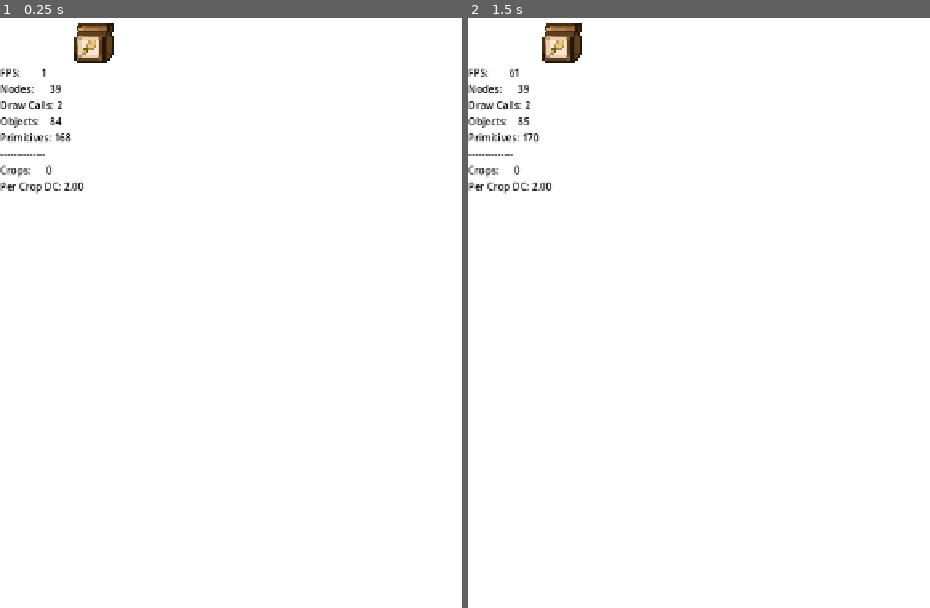
Above: before the commit, frames 1-2 (left to right).
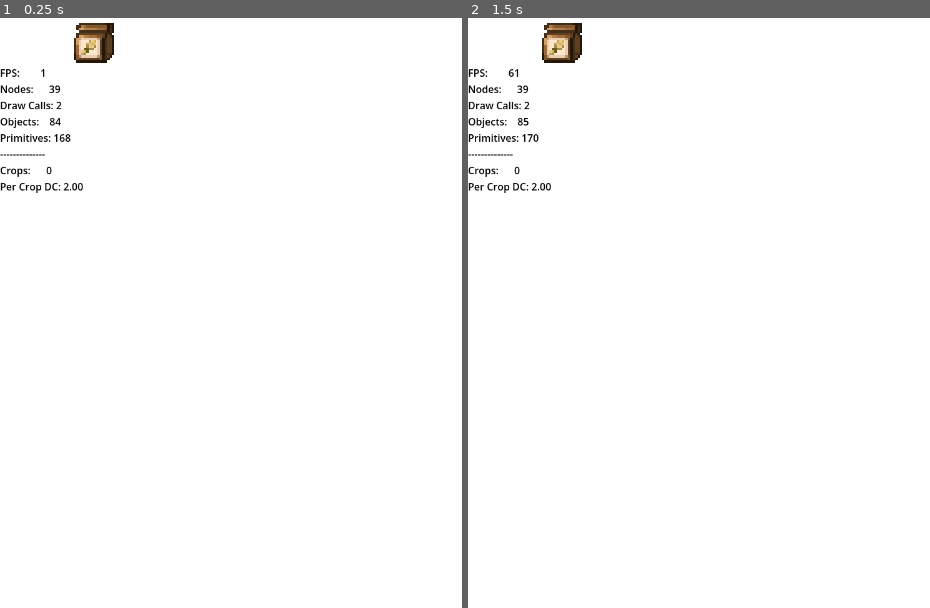
Above: after the commit, the same moments.

Repository: waterisbluexd/gen-garden
Game: Godot game, scene res://scenes/main.tscn
The game is run twice, just before and just after one commit, with the same random seed, the same clock (stepped at 60 frames per second) and the same inputs.
Inputs (mouse positions are in pixels of both pictures, inside the frame that each line leads up to):
- Up to frame 1 (0.25 s): no input
- Up to frame 2 (1.5 s): click (560, 41) at 0.5 s; click (560, 41) at 1.25 s

The runs differ from the first frame. In frame 1, 0.9% of the frame differs, in the area x 0-25%, y 0-30%; in frame 2, 0.9%.

Commit message:
loop gle

Diff:
--- a/project.godot
+++ b/project.godot
@@ -19,7 +19,6 @@
 
 window/size/viewport_width=740
 window/size/viewport_height=1280
-window/stretch/mode="canvas_items"
 window/stretch/aspect="expand"
 window/handheld/orientation=1
 window/vsync/vsync_mode=0
@@ -33,3 +32,6 @@
 rendering_device/driver.windows="d3d12"
 renderer/rendering_method="mobile"
 textures/vram_compression/import_etc2_astc=true
+lights_and_shadows/directional_shadow/soft_shadow_filter_quality=0
+lights_and_shadows/positional_shadow/soft_shadow_filter_quality=0
+lights_and_shadows/positional_shadow/atlas_quadrant_3_subdiv=3
--- /dev/null
+++ b/resources/block type data/block_half_stone_brick.tres
@@ -0,0 +1,10 @@
+[gd_resource type="Resource" script_class="BlockType" format=3 uid="uid://cvpim4uegymf7"]
+
+[ext_resource type="Script" uid="uid://c4hwjhd3aiokc" path="res://resources/block_data_builder/BlockType.gd" id="1_7wrrt"]
+
+[resource]
+script = ExtResource("1_7wrrt")
+id = 5
+block_name = "Half Stone Brick"
+height = 0.5
+metadata/_custom_type_script = "uid://c4hwjhd3aiokc"
--- a/resources/block type data/block_registry.tres
+++ b/resources/block type data/block_registry.tres
@@ -6,8 +6,9 @@
 [ext_resource type="Resource" uid="uid://u7c5nqskq5yo" path="res://resources/block type data/block_grass.tres" id="4_rn2iy"]
 [ext_resource type="Resource" uid="uid://3d7fu6ensj3" path="res://resources/block type data/block_farmland.tres" id="5_lp2o2"]
 [ext_resource type="Script" uid="uid://djhkuer2oowes" path="res://resources/block_data_builder/block_registry.gd" id="6_n4t7f"]
+[ext_resource type="Resource" uid="uid://cvpim4uegymf7" path="res://resources/block type data/block_half_stone_brick.tres" id="6_v70mh"]
 
 [resource]
 script = ExtResource("6_n4t7f")
-blocks = Array[ExtResource("1_lp2o2")]([ExtResource("4_rn2iy"), ExtResource("5_lp2o2"), ExtResource("3_54u80"), ExtResource("2_54u80")])
+blocks = Array[ExtResource("1_lp2o2")]([ExtResource("4_rn2iy"), ExtResource("5_lp2o2"), ExtResource("3_54u80"), ExtResource("2_54u80"), ExtResource("6_v70mh")])
 metadata/_custom_type_script = "uid://djhkuer2oowes"
--- a/resources/block_data_builder/BlockType.gd
+++ b/resources/block_data_builder/BlockType.gd
@@ -13,9 +13,9 @@
 @export var uv_side_left:   int
 @export var uv_side_right:  int
 
-@export var color_top:        Color = Color.WHITE
-@export var color_front:      Color = Color.WHITE
-@export var color_back:       Color = Color.WHITE
-@export var color_left:       Color = Color.WHITE
-@export var color_right:      Color = Color.WHITE
-@export var color_bottom:     Color = Color.WHITE
+@export var color_top:    Color = Color(1.0,  1.0,  1.0,  1.0)
+@export var color_front:  Color = Color(0.85, 0.85, 0.85, 1.0)
+@export var color_back:   Color = Color(0.75, 0.75, 0.75, 1.0)
+@export var color_left:   Color = Color(0.7,  0.7,  0.7,  1.0)
+@export var color_right:  Color = Color(0.7,  0.7,  0.7,  1.0)
+@export var color_bottom: Color = Color(0.5,  0.5,  0.5,  1.0)
--- a/scenes/main.tscn
+++ b/scenes/main.tscn
@@ -46,11 +46,10 @@
 [node name="Lighting" type="Node" parent="." unique_id=1221003527]
 
 [node name="DirectionalLight3D" type="DirectionalLight3D" parent="Lighting" unique_id=108154351]
-transform = Transform3D(-0.8660254, -0.34018147, 0.36643776, 0, 0.73287547, 0.6803628, -0.50000006, 0.5892115, -0.63468874, 0, 34.902924, 0)
+transform = Transform3D(-0.8660254, -0.34018144, 0.36643776, 0, 0.73287547, 0.6803628, -0.50000006, 0.58921146, -0.63468874, 0, 34.902924, 0)
 light_color = Color(0.8400788, 0.7877507, 0.7351351, 1)
 light_energy = 2.0
 shadow_enabled = true
-shadow_bias = 0.05
 shadow_blur = 0.478
 directional_shadow_pancake_size = 23.4
 
--- a/scripts/gridmap_v1/grid.gd
+++ b/scripts/gridmap_v1/grid.gd
@@ -44,6 +44,7 @@
 			KEY_2: active_block_id = 2
 			KEY_3: active_block_id = 3
 			KEY_4: active_block_id = 4
+			KEY_5: active_block_id = 5
 
 	if event is InputEventMouseButton:
 		if event.button_index == MOUSE_BUTTON_LEFT and event.pressed:
@@ -337,46 +338,30 @@
 					if not bot_f.has(k): bot_f[k] = []
 					bot_f[k].append(Vector2i(lx, lz))
 
-				# ── FRONT (z+1) ──
-				var front_exposed: bool
-				if lz < CHUNK_SIZE_M1:
-					front_exposed = data[lx + ly_stride + lz1_layer] == 0
-				else:
-					front_exposed = (not has_front) or nd_front[lx + ly_stride] == 0
-				if front_exposed:
+				# FRONT
+				var front_nid: int = data[lx + ly_stride + lz1_layer] if lz < CHUNK_SIZE_M1 else (nd_front[lx + ly_stride] if has_front else 0)
+				if front_nid == 0 or (block_cache.has(front_nid) and block_cache[front_nid].height != bh):
 					var k := Vector2i(lz, id)
 					if not front_f.has(k): front_f[k] = []
 					front_f[k].append(Vector2i(lx, ly))
 
-				# ── BACK (z-1) ──
-				var back_exposed: bool
-				if lz > 0:
-					back_exposed = data[lx + ly_stride + lz_1_layer] == 0
-				else:
-					back_exposed = (not has_back) or nd_back[lx + ly_stride + (CHUNK_SIZE_M1 * CHUNK_LAYER)] == 0
-				if back_exposed:
+				# BACK
+				var back_nid: int = data[lx + ly_stride + lz_1_layer] if lz > 0 else (nd_back[lx + ly_stride + (CHUNK_SIZE_M1 * CHUNK_LAYER)] if has_back else 0)
+				if back_nid == 0 or (block_cache.has(back_nid) and block_cache[back_nid].height != bh):
 					var k := Vector2i(lz, id)
 					if not back_f.has(k): back_f[k] = []
 					back_f[k].append(Vector2i(lx, ly))
 
-				# ── RIGHT (x+1) ──
-				var right_exposed: bool
-				if lx < CHUNK_SIZE_M1:
-					right_exposed = data[lx + 1 + ly_stride + lz_layer] == 0
-				else:
-					right_exposed = (not has_right) or nd_right[ly_stride + lz_layer] == 0
-				if right_exposed:
+				# RIGHT
+				var right_nid: int = data[lx + 1 + ly_stride + lz_layer] if lx < CHUNK_SIZE_M1 else (nd_right[ly_stride + lz_layer] if has_right else 0)
+				if right_nid == 0 or (block_cache.has(right_nid) and block_cache[right_nid].height != bh):
 					var k := Vector2i(lx, id)
 					if not right_f.has(k): right_f[k] = []
 					right_f[k].append(Vector2i(lz, ly))
 
-				# ── LEFT (x-1) ──
-				var left_exposed: bool
-				if lx > 0:
-					left_exposed = data[lx - 1 + ly_stride + lz_layer] == 0
-				else:
-					left_exposed = (not has_left) or nd_left[CHUNK_SIZE_M1 + ly_stride + lz_layer] == 0
-				if left_exposed:
+				# LEFT
+				var left_nid: int = data[lx - 1 + ly_stride + lz_layer] if lx > 0 else (nd_left[CHUNK_SIZE_M1 + ly_stride + lz_layer] if has_left else 0)
+				if left_nid == 0 or (block_cache.has(left_nid) and block_cache[left_nid].height != bh):
 					var k := Vector2i(lx, id)
 					if not left_f.has(k): left_f[k] = []
 					left_f[k].append(Vector2i(lz, ly))
